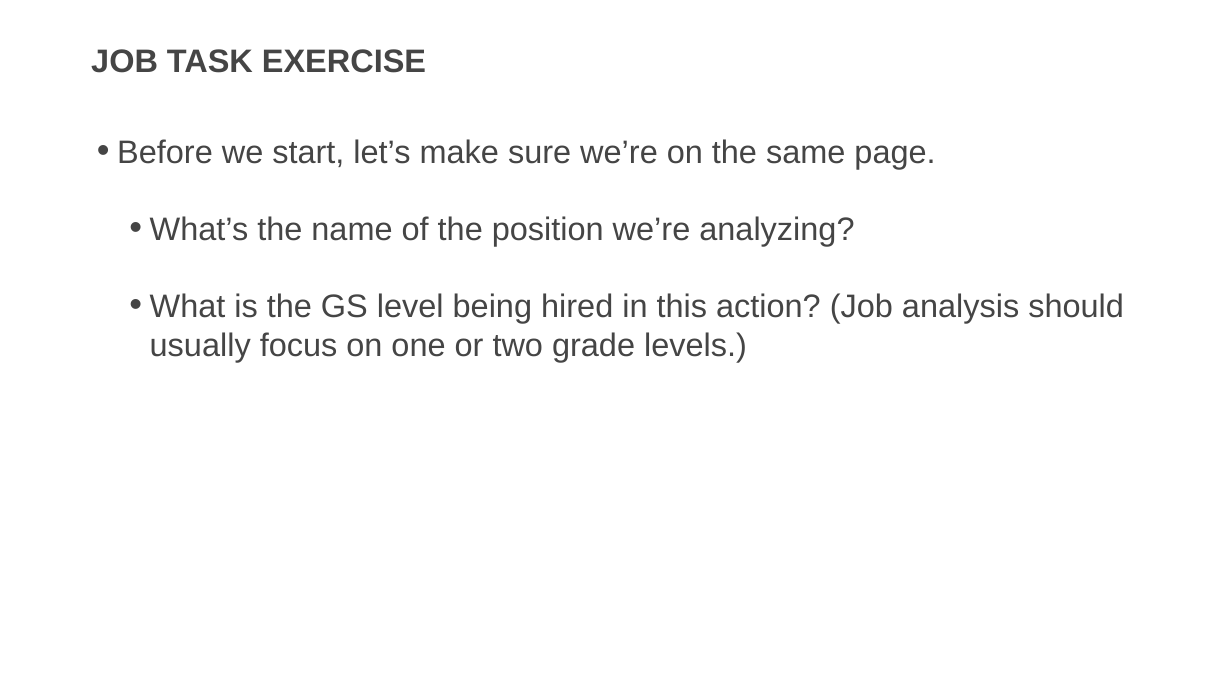
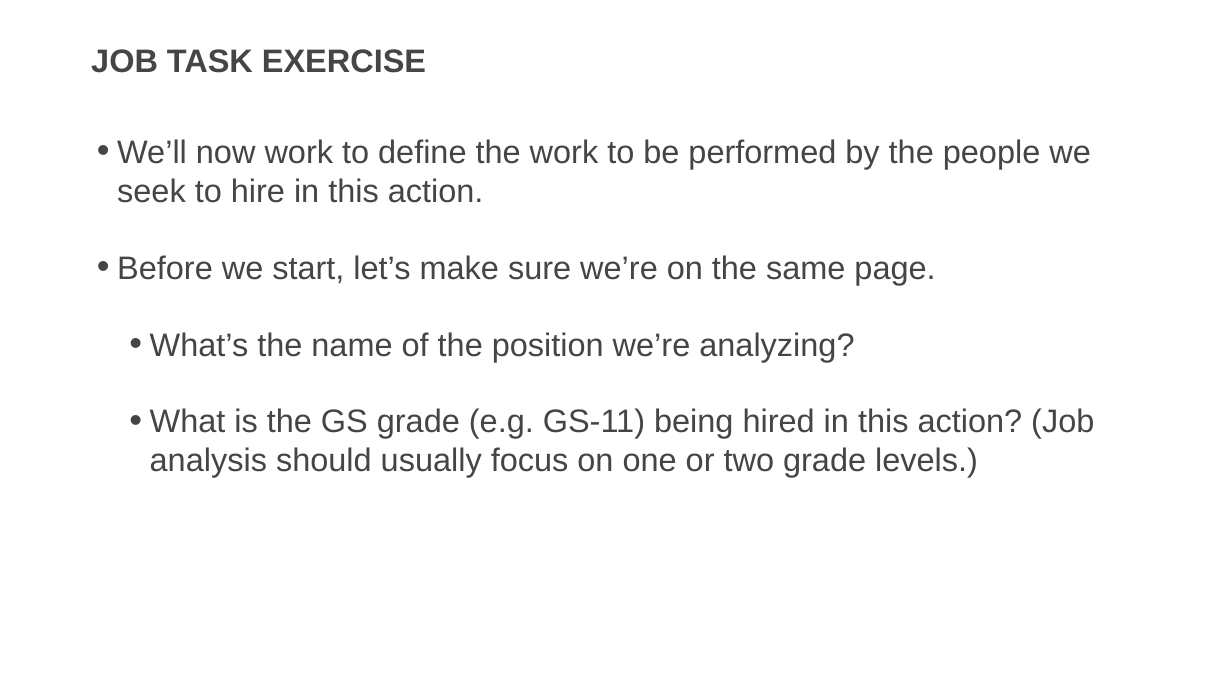
Before and after one commit to usds/SME-QA-Website, a slide deck: slide 12 of toolkit/job-analysis/job-analysis-presentation.pptx (slide 8 before the commit). Drawn at 1232x693 pixels with LibreOffice and Linux fonts; fonts in the diff are those of the drawing. Boxes give left, top, right and bottom in pixels: in the first picture for what was removed or moved away, otherwise in the second. Text is boxed around its words. In the diff, an @@ line names an element or a change of style, - is before the commit and + after.

Commit message:
update job analysis presso

```diff
--- a/toolkit/job-analysis/job-analysis-presentation.pptx
+++ b/toolkit/job-analysis/job-analysis-presentation.pptx
@@ text at (117, 139, 1091, 203): paragraph added @@
+• We’ll now work to define the work to be performed by the people we seek to hire in this action.
@@ text at (150, 408, 1094, 478): text changed @@
-  • What is the GS level being hired in this action? (Job analysis should usually focus on one or two grade levels.)
+  • What is the GS grade (e.g. GS-11) being hired in this action? (Job analysis should usually focus on one or two grade levels.)
```
Also in this commit, not shown: 29 other slides changed, 11 slides added, 1 slide removed, 1 other file.
